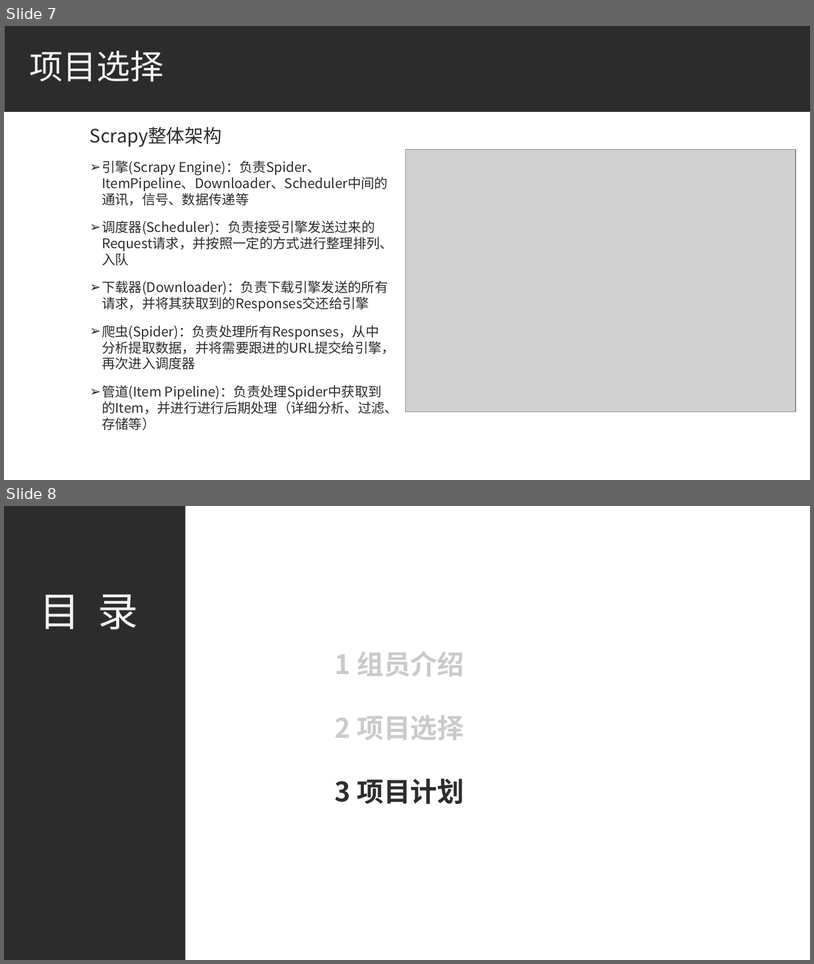
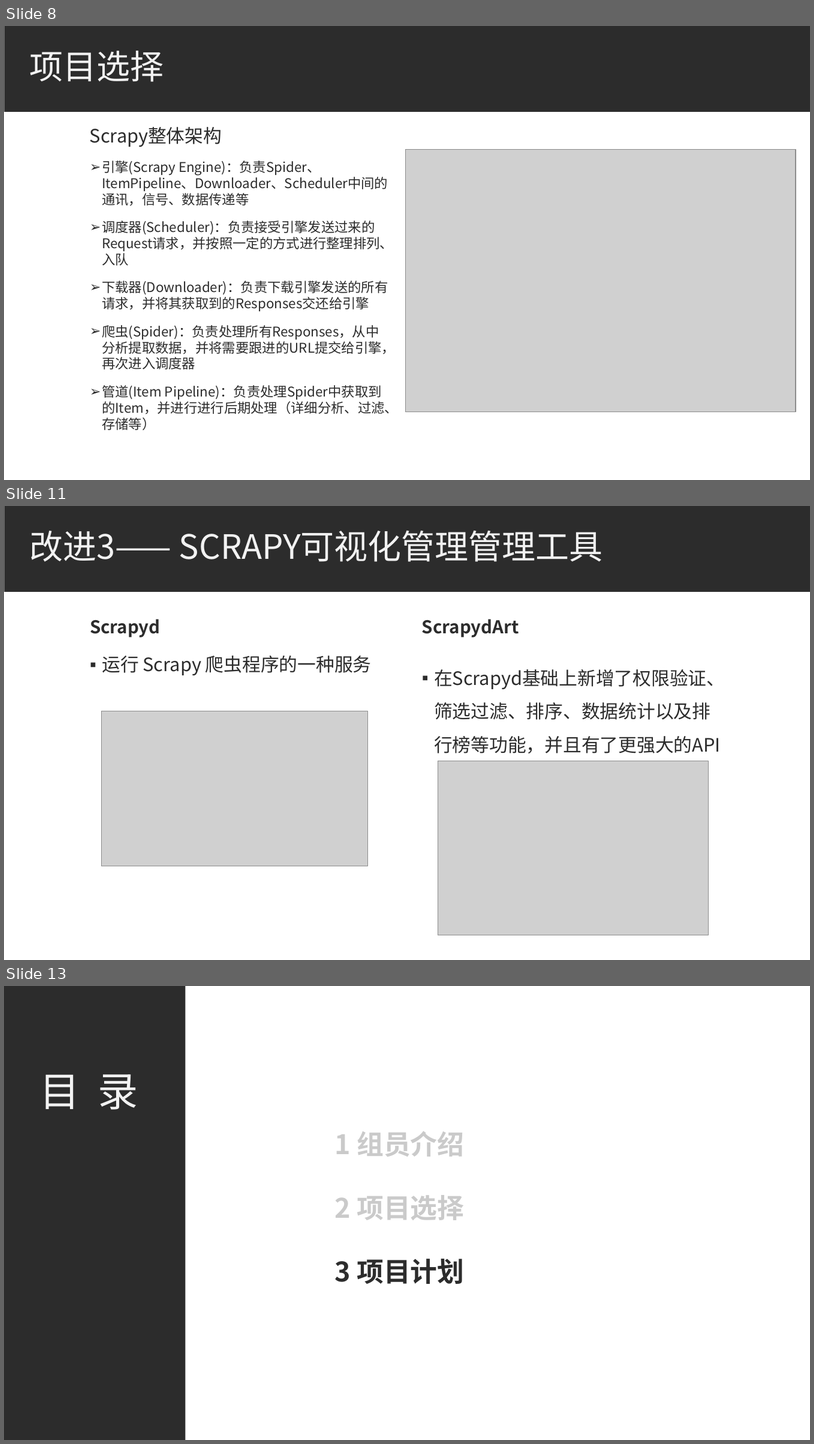
Before and after one commit to bhsei/20_H, a slide deck: 实验准备/汇报ppt.pptx. Shown one above the other, each under a label of ours: slides 7 and 8 before the commit, slides 8, 11 and 13 after it; the slides between them are not shown. The pictures are 814x964 and 814x1444 pixels, drawn with LibreOffice and Linux fonts; fonts in the diff are those of the drawing; grey boxes stand for pictures. Boxes give left, top, right and bottom in pixels: in the first picture for what was removed or moved away, otherwise in the second. Text is boxed around its words. In the diff, an @@ line names an element or a change of style, - is before the commit and + after.

```diff
--- a/实验准备/汇报ppt.pptx
+++ b/实验准备/汇报ppt.pptx
@@ slide 11 added at <box>4,506,810,960</box>, background #FFFFFF; not listed: 1 template element that a slide beside it also shows @@
@@ title added at <box>30,531,603,562</box>, 40 pt, text #F2F2F2 @@
+改进3—— SCRAPY可视化管理管理工具
@@ text added at <box>90,619,160,637</box>, 21 pt, text #2C2C2C, bold @@
+Scrapyd
@@ text added at <box>422,619,519,637</box>, 21 pt, text #2C2C2C, bold @@
+ScrapydArt
@@ text added at <box>102,655,372,675</box>, 22 pt, text #2C2C2C @@
+▪ 运行 Scrapy 爬虫程序的一种服务
@@ text added at <box>434,669,725,753</box>, 22 pt, text #2C2C2C @@
+▪ 在Scrapyd基础上新增了权限验证、筛选过滤、排序、数据统计以及排行榜等功能，并且有了更强大的API
@@ picture added at <box>101,711,368,865</box> @@
@@ picture added at <box>438,760,709,935</box> @@
@@ what was slide 7 is now slide 8 @@
@@ what was slide 8 is now slide 13 @@
```
Also in this commit, not shown: 4 slides changed, 5 other slides added.
